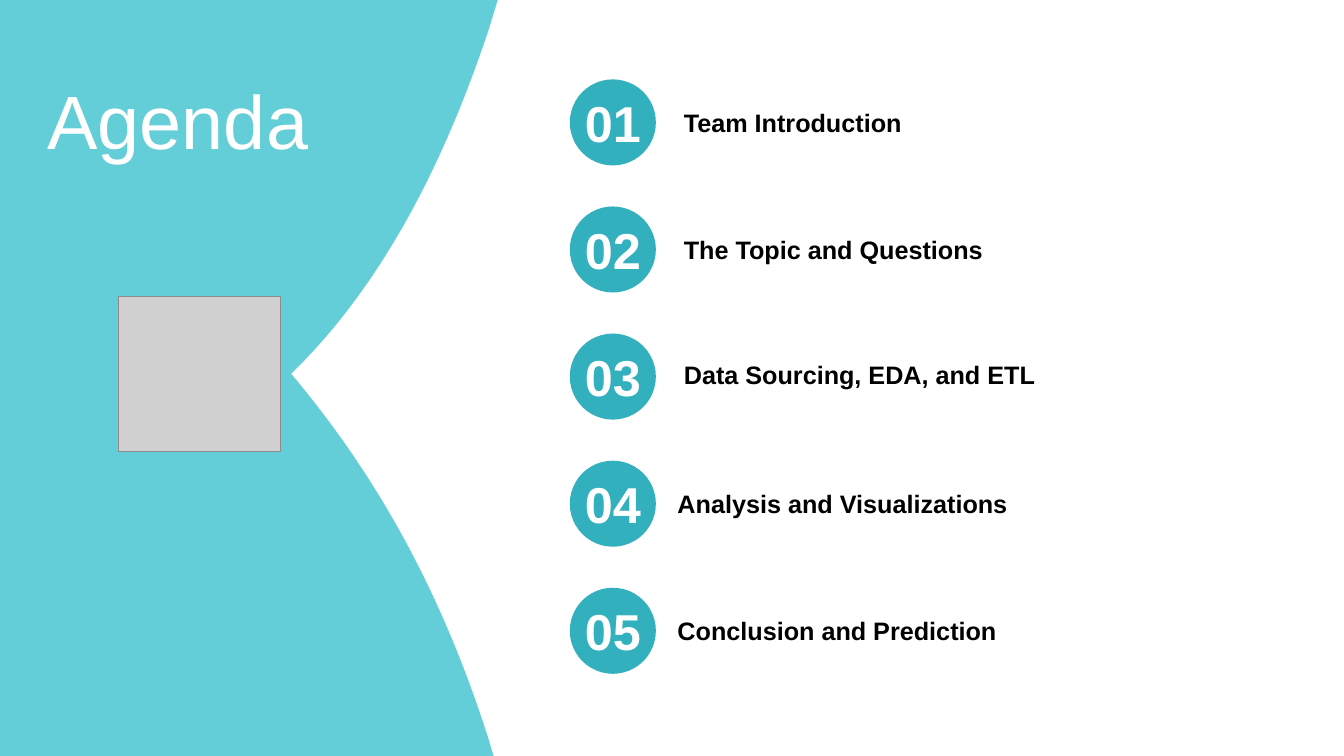
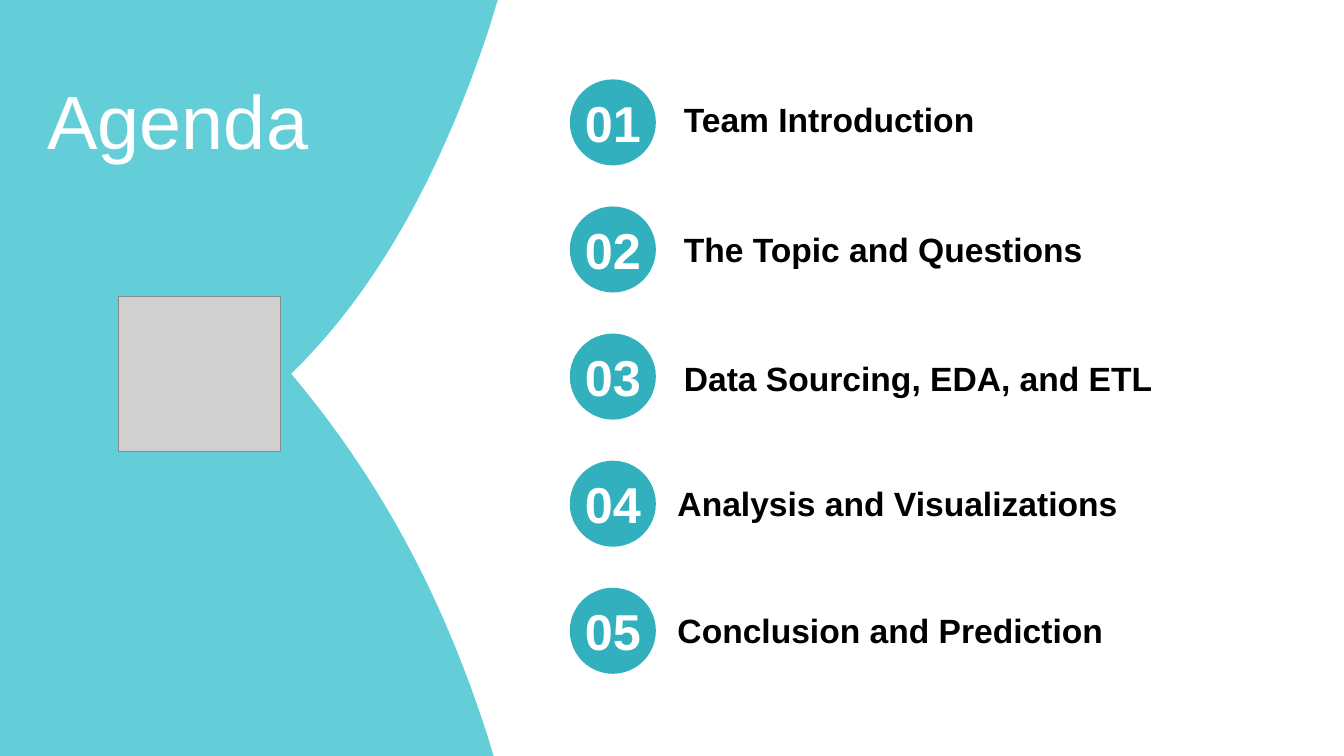
Before and after one commit to bgrullon/FlightDelayPrediction, a slide deck: slide 2 of src/presentation/Flight Delay Prediction.pptx. Drawn at 1344x756 pixels with LibreOffice and Linux fonts; fonts in the diff are those of the drawing; grey boxes stand for pictures. Boxes give left, top, right and bottom in pixels: in the first picture for what was removed or moved away, otherwise in the second. Text is boxed around its words. In the diff, an @@ line names an element or a change of style, - is before the commit and + after.

```diff
--- a/src/presentation/Flight Delay Prediction.pptx
+++ b/src/presentation/Flight Delay Prediction.pptx
@@ size 18 to 24 pt in 5 elements at <box>684,237,1082,269</box>, <box>677,491,1117,523</box>, <box>677,618,1103,644</box>, <box>684,107,974,133</box>, <box>684,366,1152,398</box> @@
```
Also in this commit, not shown: 13 other slides changed, 4 slides added, 2 slides removed, 2 other files.
